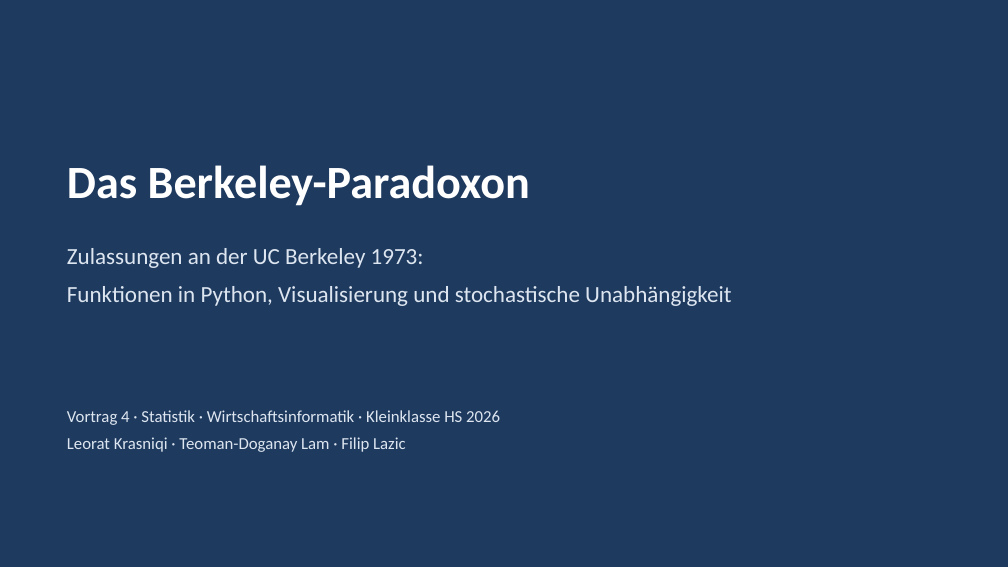
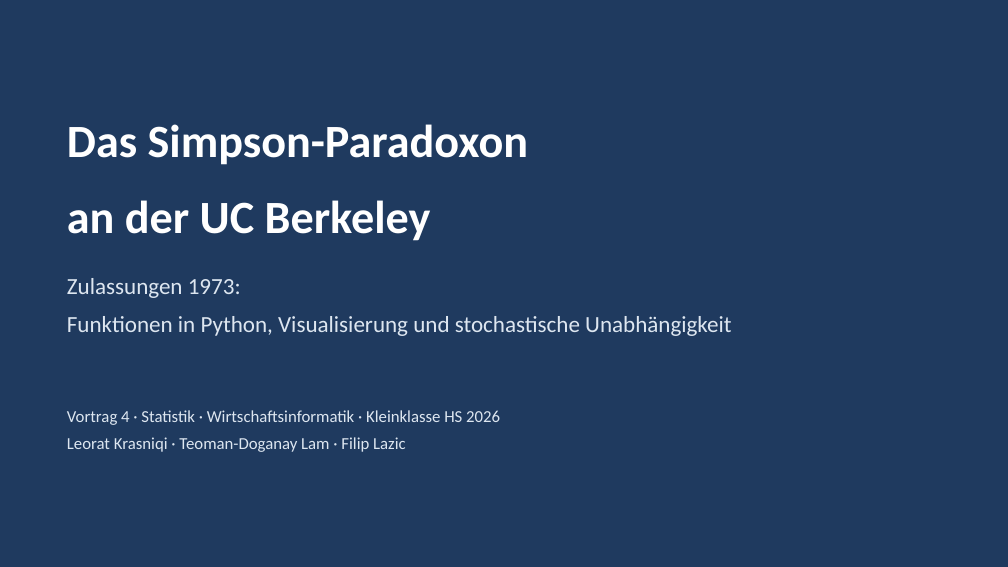
Before and after one commit to leozhaw26/statistik, a slide deck: slide 1 of vortrag4/Vortrag4_Praesentation.pptx. Drawn at 1008x567 pixels with LibreOffice and Linux fonts; fonts in the diff are those of the drawing. Boxes give left, top, right and bottom in pixels: in the first picture for what was removed or moved away, otherwise in the second. Text is boxed around its words. In the diff, an @@ line names an element or a change of style, - is before the commit and + after.

```diff
--- a/vortrag4/Vortrag4_Praesentation.pptx
+++ b/vortrag4/Vortrag4_Praesentation.pptx
@@ text at box(67, 124, 528, 241): text changed @@
-Das Berkeley-Paradoxon
+Das Simpson-Paradoxon
+an der UC Berkeley
@@ text "Zulassungen 1973:": place and size @@
-text "Zulassungen 1973:" at box(67, 248, 731, 306)
+text "Zulassungen 1973:" at box(67, 278, 731, 336)
@@ text at box(67, 278, 241, 298): text changed @@
-Zulassungen an der UC Berkeley 1973:
+Zulassungen 1973:
```
Also in this commit, not shown: 5 other files.
